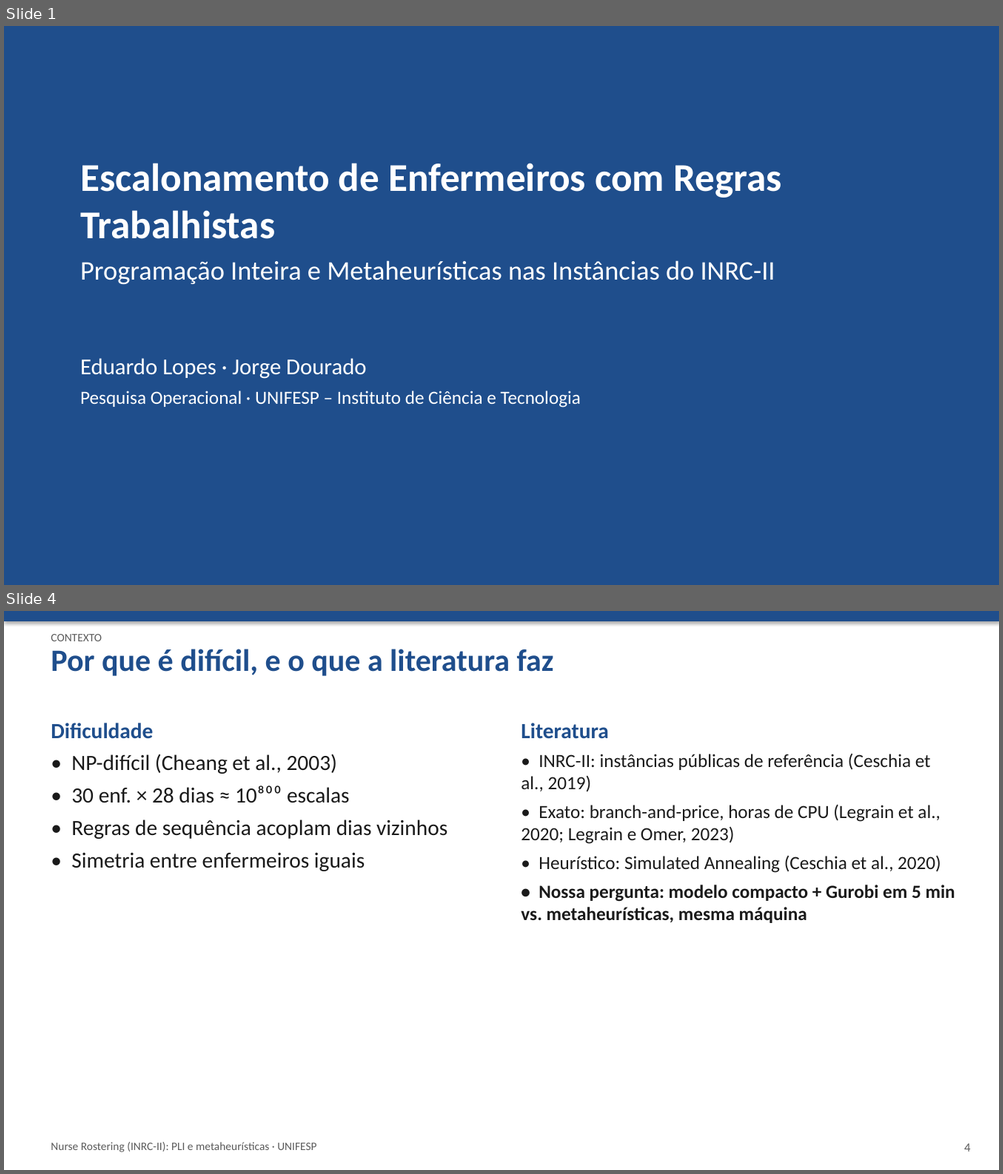
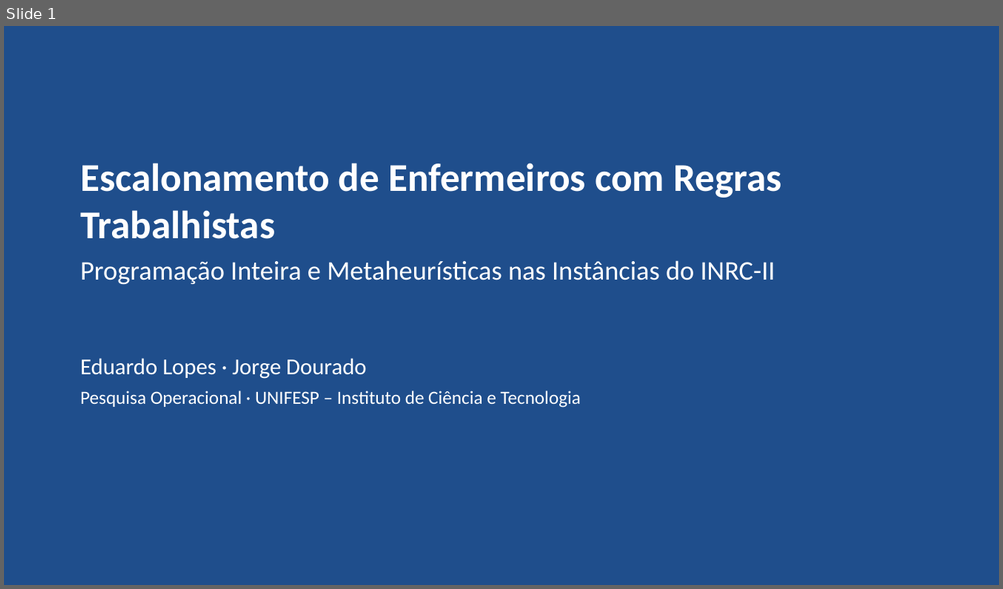
Before and after one commit to crazen/projetopo, a slide deck: entregas/etapa7_apresentacao.pptx. Shown one above the other, each under a label of ours: slides 1 and 4 before the commit, slide 1 after it; the slides between them are not shown. The pictures are 1003x1174 and 1003x589 pixels, drawn with LibreOffice and Linux fonts; fonts in the diff are those of the drawing. Boxes give left, top, right and bottom in pixels: in the first picture for what was removed or moved away, otherwise in the second. Text is boxed around its words. In the diff, an @@ line names an element or a change of style, - is before the commit and + after.

```diff
--- a/entregas/etapa7_apresentacao.pptx
+++ b/entregas/etapa7_apresentacao.pptx
@@ slide 4 removed at (4,611,999,1170), background #FFFFFF @@
@@ rectangle removed at (4,611,999,621) @@
@@ text removed at (51,649,554,676) @@
-Por que é difícil, e o que a literatura faz
@@ text removed at (51,634,102,641) @@
-CONTEXTO
@@ text removed at (51,723,447,871) @@
-Dificuldade
-• NP-difícil (Cheang et al., 2003)
-• 30 enf. × 28 dias ≈ 10⁸⁰⁰ escalas
-• Regras de sequência acoplam dias vizinhos
-• Simetria entre enfermeiros iguais
@@ text removed at (521,723,955,923) @@
-Literatura
-• INRC-II: instâncias públicas de referência (Ceschia et al., 2019)
-• Exato: branch-and-price, horas de CPU (Legrain et al., 2020; Legrain e Omer, 2023)
-• Heurístico: Simulated Annealing (Ceschia et al., 2020)
-• Nossa pergunta: modelo compacto + Gurobi em 5 min vs. metaheurísticas, mesma máquina
@@ text removed at (51,1142,316,1153) @@
-Nurse Rostering (INRC-II): PLI e metaheurísticas · UNIFESP
@@ text removed at (964,1144,970,1152) @@
-4
```
Also in this commit, not shown: 10 slides changed, 2 slides added, 2 other slides removed, 14 other files.
